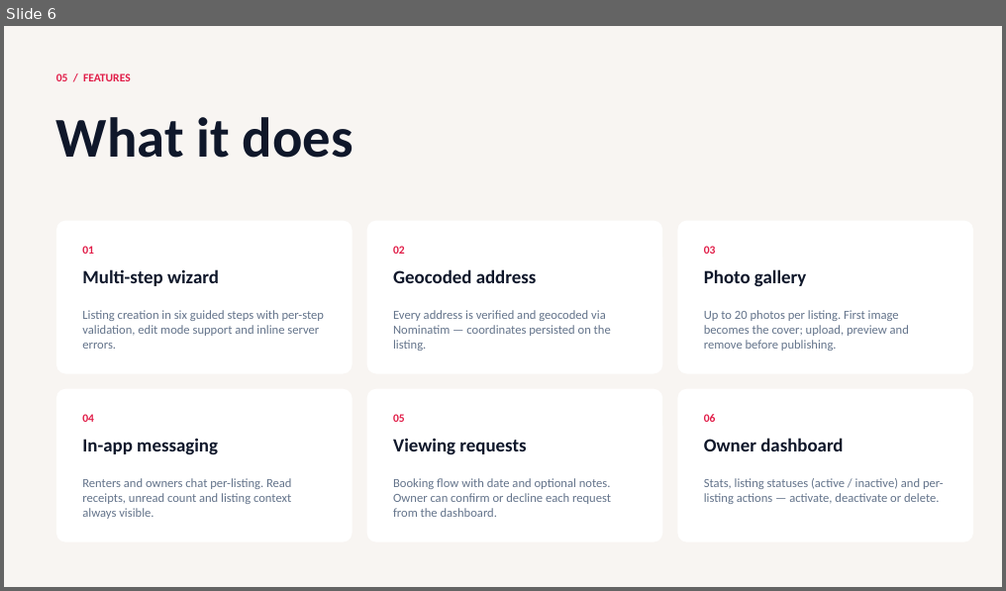
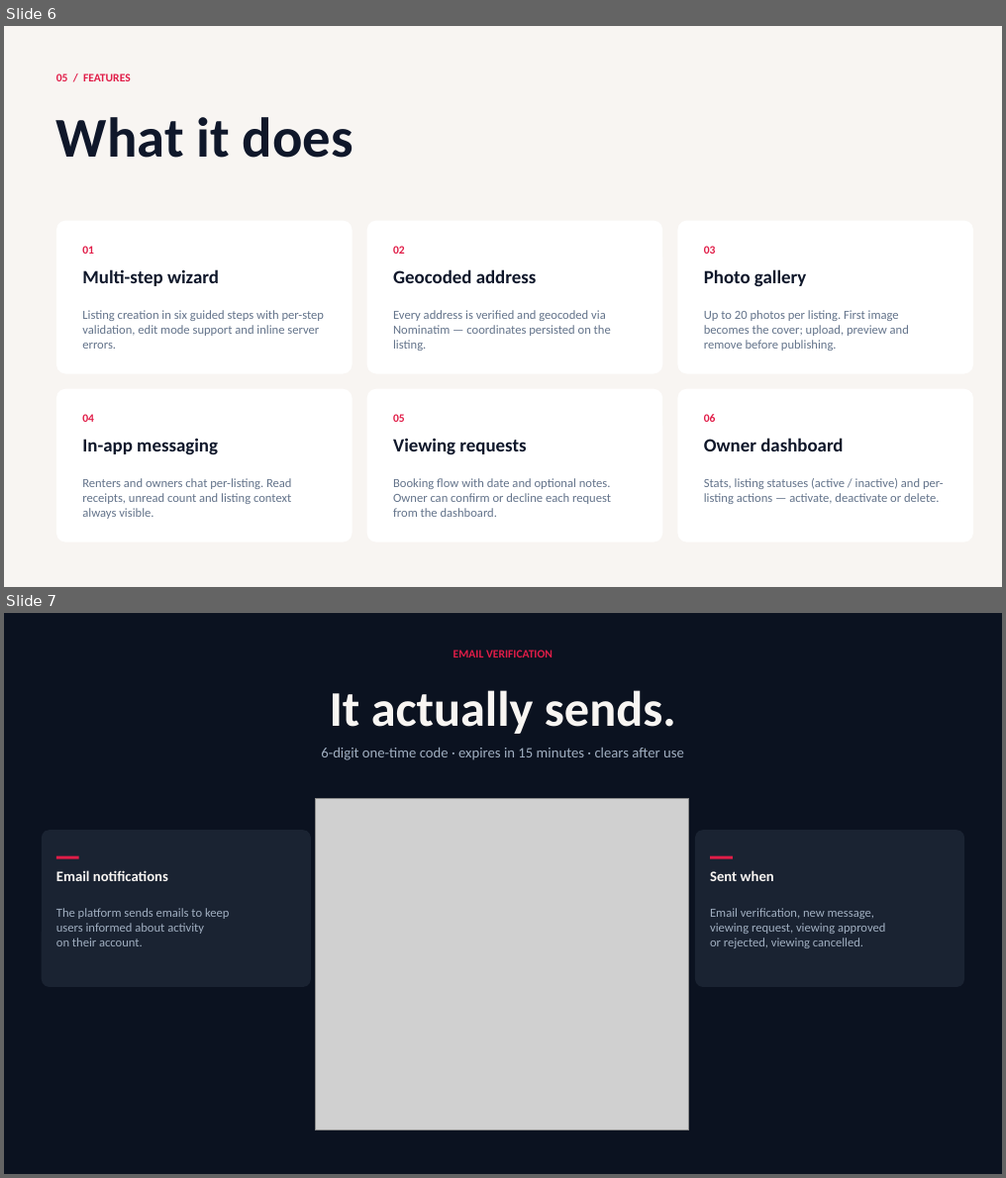
Before and after one commit to opoiasnik/FSA-BE, a slide deck: docs/presentation/FSA-Rental-Presentation.pptx. Shown one above the other, each under a label of ours: slide 6 before the commit, slides 6 and 7 after it. The pictures are 1006x591 and 1006x1178 pixels, drawn with LibreOffice and Linux fonts; fonts in the diff are those of the drawing; grey boxes stand for pictures. Boxes give left, top, right and bottom in pixels: in the first picture for what was removed or moved away, otherwise in the second. Text is boxed around its words. In the diff, an @@ line names an element or a change of style, - is before the commit and + after.

Commit message:
feat: tests, upd presentation and diagram

```diff
--- a/docs/presentation/FSA-Rental-Presentation.pptx
+++ b/docs/presentation/FSA-Rental-Presentation.pptx
@@ slide 7 added at [4,613,1002,1174], background #FFFFFF @@
@@ rectangle added at [4,613,1002,1174], fill #0B1220 @@
@@ text added at [453,650,552,658], 11 pt, text #E11D48, bold @@
+EMAIL VERIFICATION
@@ text added at [330,690,676,734], 48 pt, text #F8F5F2, bold @@
+It actually sends.
@@ text added at [321,748,684,761], 14 pt, text #A0AEC0 @@
+6-digit one-time code · expires in 15 minutes · clears after use
@@ picture added at [316,799,689,1131] @@
@@ rounded rectangle added at [42,830,311,987], fill #1A2332 @@
@@ rounded rectangle added at [695,830,964,987], fill #1A2332 @@
@@ rectangle added at [56,857,79,860], fill #E11D48 @@
@@ text added at [56,870,168,881], 14 pt, text #F8F5F2, bold @@
+Email notifications
@@ rectangle added at [710,857,733,860], fill #E11D48 @@
@@ text added at [710,870,774,881], 14 pt, text #F8F5F2, bold @@
+Sent when
@@ text added at [56,908,229,947], 12 pt, text #A0AEC0 @@
+The platform sends emails to keep
+users informed about activity
+on their account.
@@ text added at [710,908,885,949], 12 pt, text #A0AEC0 @@
+Email verification, new message,
+viewing request, viewing approved
+or rejected, viewing cancelled.
```
Also in this commit, not shown: 5 other files.
